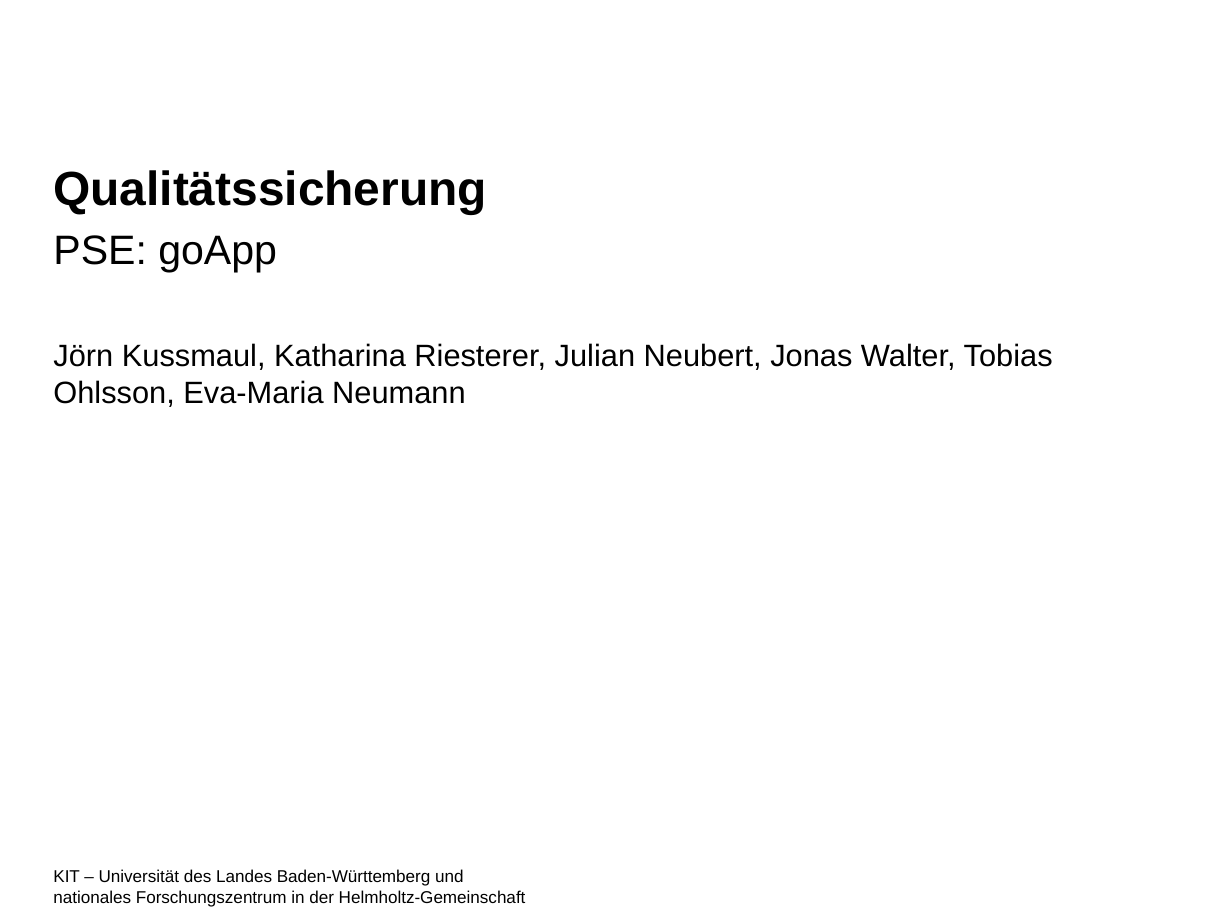
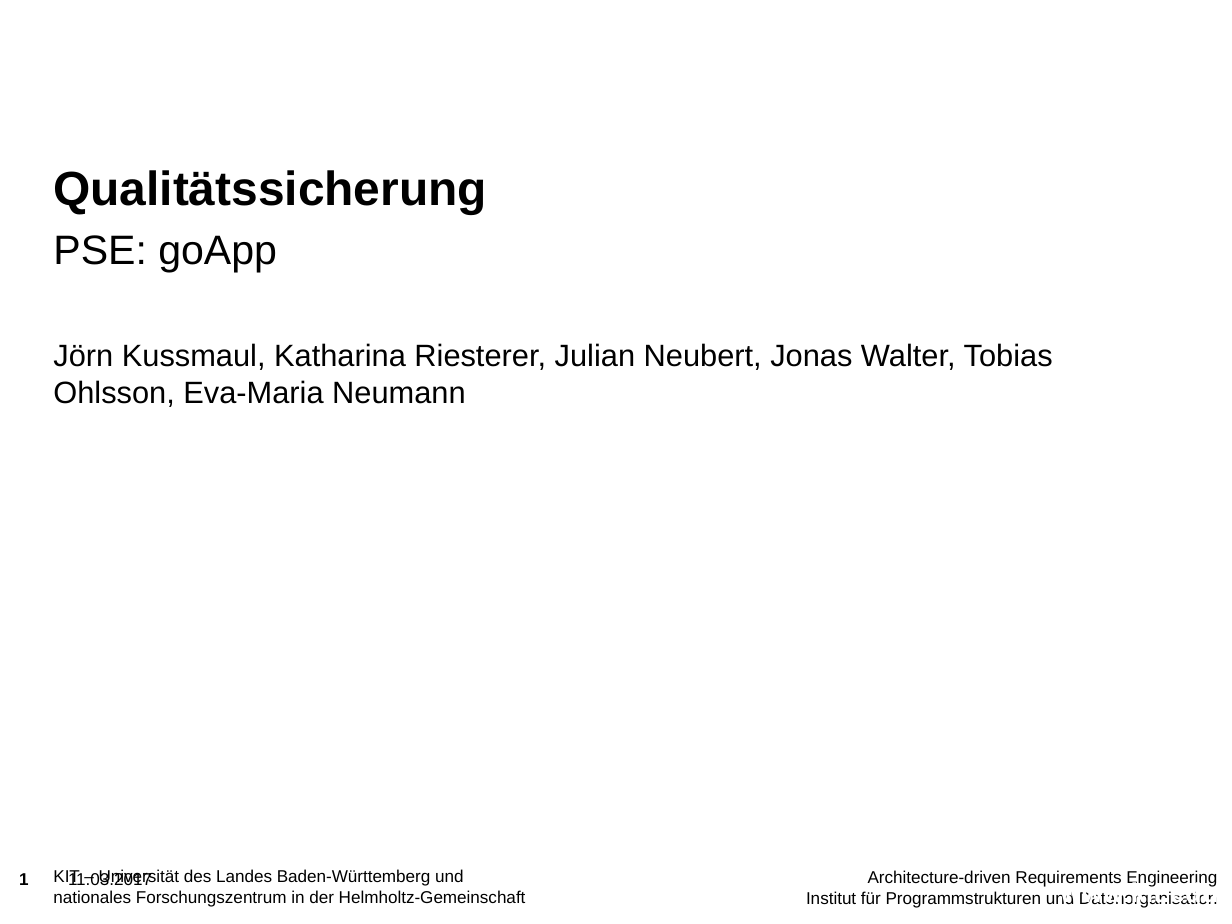
Before and after one commit to njules/goApp, a slide deck: slide 1 of Qualitätssicherung/Testphase.pptx. Drawn at 1232x924 pixels with LibreOffice and Linux fonts; fonts in the diff are those of the drawing; background and template pictures are left out. Boxes give left, top, right and bottom in pixels: in the first picture for what was removed or moved away, otherwise in the second. Text is boxed around its words. In the diff, an @@ line names an element or a change of style, - is before the commit and + after.

```diff
--- a/Qualitätssicherung/Testphase.pptx
+++ b/Qualitätssicherung/Testphase.pptx
@@ page number added at (19,873,29,885), 10 pt, text #000000, bold @@
+1
@@ text added at (68,871,152,885), 10 pt, text #000000 @@
+11.03.2017
@@ text added at (806,870,1217,908), 10 pt, text #000000 @@
+Architecture-driven Requirements Engineering
+Institut für Programmstrukturen und Datenorganisation
@@ text "www.kit.edu" rewrapped from (986,876,1218,909) to (1060,881,1218,908) @@
```
Also in this commit, not shown: 8 other slides changed, 2 slides added, 1 slide removed.
